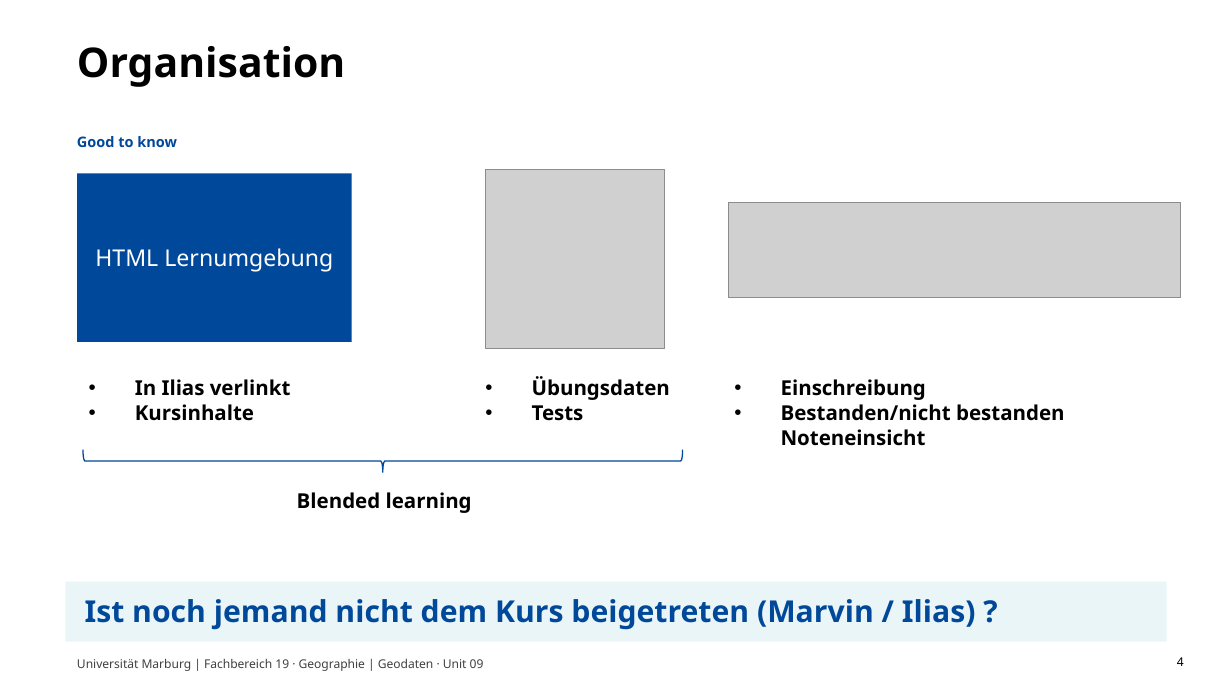
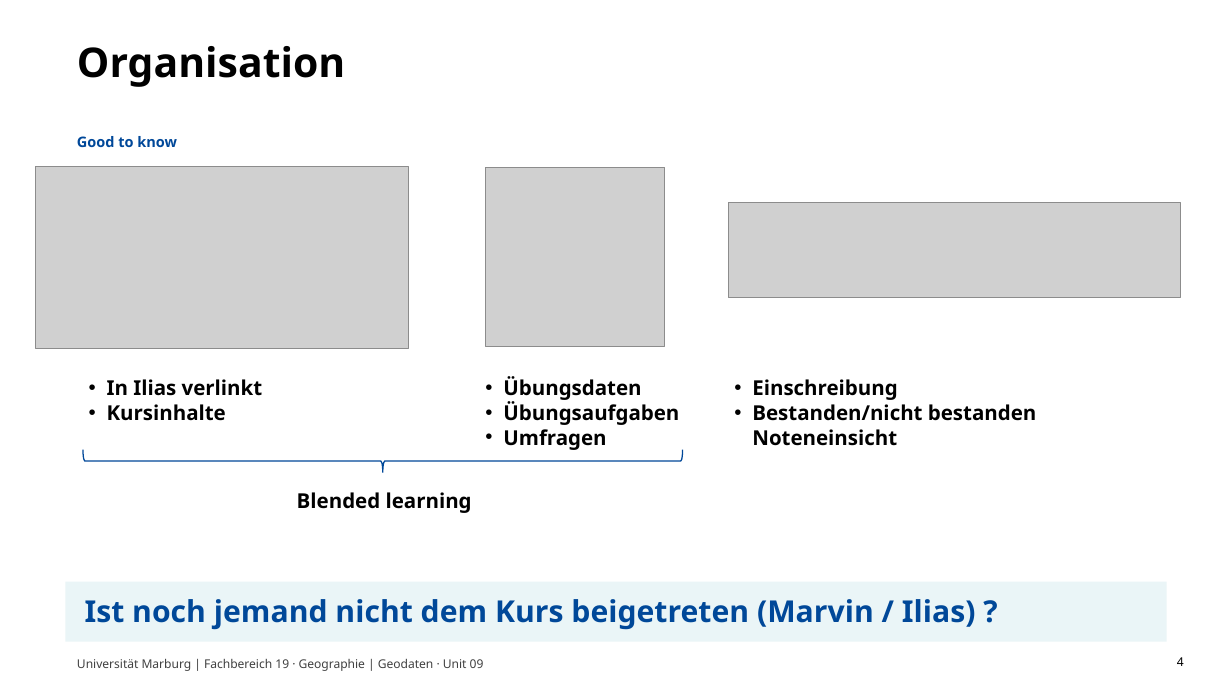
Before and after one commit to GeoMOER/moer-bsc-geodaten, a slide deck: slide 2 of docs/slides/unit00_praesenz.pptx. Drawn at 1232x693 pixels with LibreOffice and Linux fonts; fonts in the diff are those of the drawing; grey boxes stand for pictures. Boxes give left, top, right and bottom in pixels: in the first picture for what was removed or moved away, otherwise in the second. Text is boxed around its words. In the diff, an @@ line names an element or a change of style, - is before the commit and + after.

```diff
--- a/docs/slides/unit00_praesenz.pptx
+++ b/docs/slides/unit00_praesenz.pptx
@@ picture added at [36,166,409,348] @@
@@ rectangle removed at [77,174,351,343] @@
-HTML Lernumgebung
@@ text "In Ilias verlinkt" at [107,379,263,421]: indent changed @@
@@ text at [503,376,641,402]: indent changed @@
@@ text "Einschreibung" at [752,379,1036,446]: indent changed @@
@@ text at [503,401,679,450]: text changed @@
-• Tests
+• Übungsaufgaben
+• Umfragen
```
Also in this commit, not shown: 5 other slides changed, 12 slides added, 30 slides removed, 6 other files.
